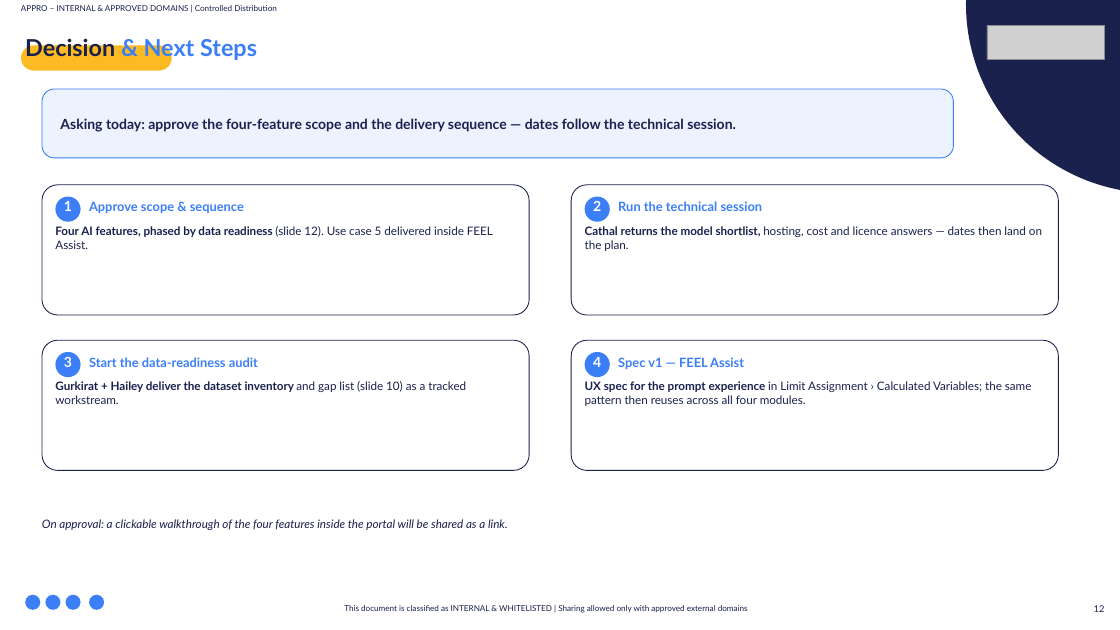
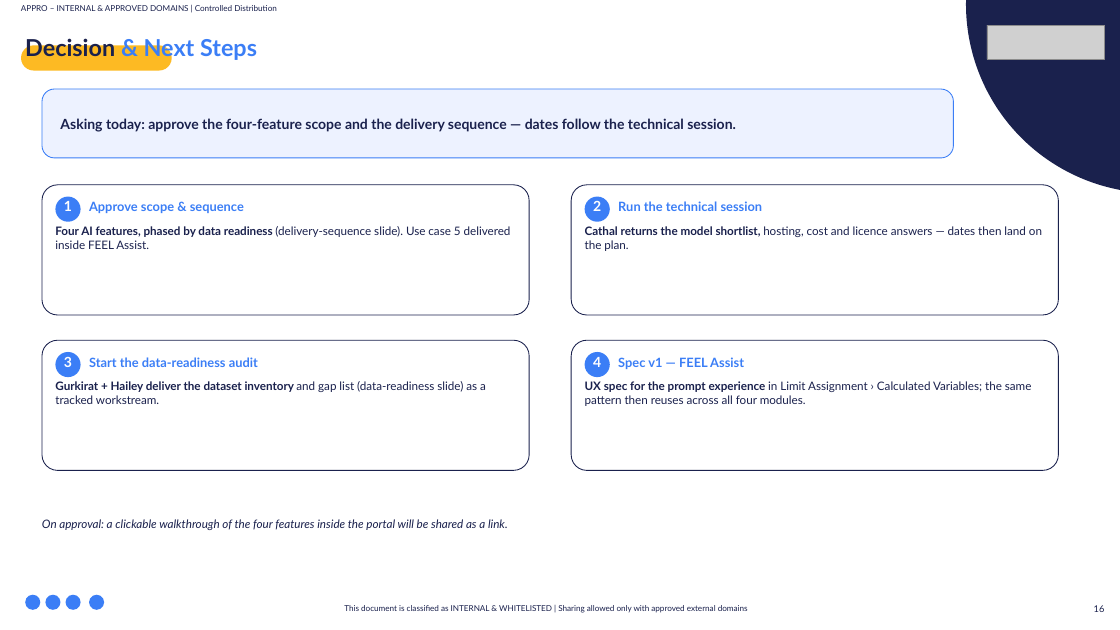
Before and after one commit to Appro-ae/Market-Place, a slide deck: slide 17 of workspace/AI_Enablement_Super_Portal_Proposal.pptx (slide 13 before the commit). Drawn at 1120x630 pixels with LibreOffice and Linux fonts; fonts in the diff are those of the drawing; grey boxes stand for pictures. Boxes give left, top, right and bottom in pixels: in the first picture for what was removed or moved away, otherwise in the second. Text is boxed around its words. In the diff, an @@ line names an element or a change of style, - is before the commit and + after.

```diff
--- a/workspace/AI_Enablement_Super_Portal_Proposal.pptx
+++ b/workspace/AI_Enablement_Super_Portal_Proposal.pptx
@@ text at [55, 226, 511, 249]: text changed @@
-Four AI features, phased by data readiness (slide 12). Use case 5 delivered inside FEEL Assist.
+Four AI features, phased by data readiness (delivery-sequence slide). Use case 5 delivered inside FEEL Assist.
@@ text at [55, 381, 486, 404]: text changed; bold off @@
-Gurkirat + Hailey deliver the dataset inventory and gap list (slide 10) as a tracked workstream.
+Gurkirat + Hailey deliver the dataset inventory and gap list (data-readiness slide) as a tracked workstream.
```
Also in this commit, not shown: 8 other slides changed, 4 slides added, 1 other file.
